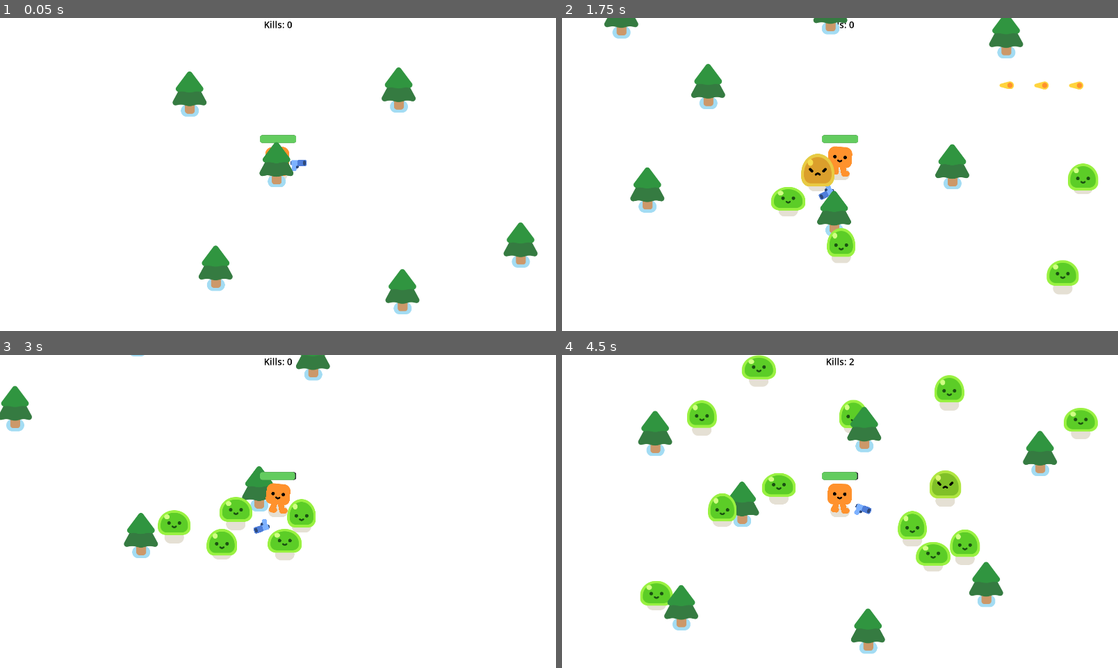
Above: before the commit, frames 1-4 (two rows, left to right).
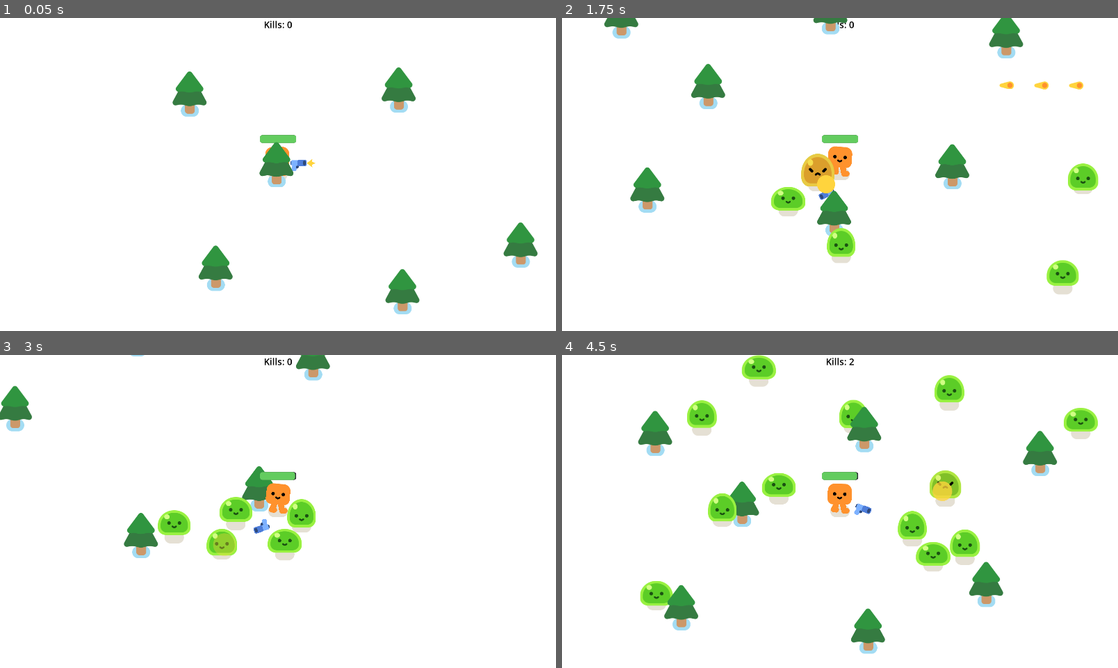
Above: after the commit, the same moments.

Repository: Oosh74/vampire-survivor-like-project
Game: Godot game, scene res://survivor_game.tscn
Same seed, same stepped clock (60 frames per second), same inputs: the game is played once before the commit and once after it.
Inputs:
- Up to frame 1 (0.05 s): no input
- Up to frame 2 (1.75 s): hold D (move_right) 0.53-1.28 s; hold S (move_down) from 1.28 s (still down)
- Up to frame 3 (3 s): release S (move_down) at 2.03 s; hold D (move_right) 2.03-2.78 s; hold W (move_up) from 2.78 s (still down)
- Up to frame 4 (4.5 s): release W (move_up) at 3.53 s; hold A (move_left) from 3.53 s (still down)

The runs differ from the first frame. In frame 1, less than 0.1% of the frame differs, in the area x 55-57%, y 45-48%; in frame 2, 0.1%; in frame 3, 0.2%, in the area x 38-43%, y 56-65%; in frame 4, 0.2%.

Commit message:
Added muzzle flash and impact

Diff:
--- a/gun.gd
+++ b/gun.gd
@@ -14,7 +14,8 @@
 	new_bullet.global_position = %ShootingPoint.global_position
 	new_bullet.global_rotation = %ShootingPoint.global_rotation
 	%ShootingPoint.add_child(new_bullet)
-
+	var flash = preload("uid://c1b2kbuq1if08").instantiate()
+	%ShootingPoint.add_child(flash)
 
 func _on_timer_timeout() -> void:
 	shoot()
--- a/gun.tscn
+++ b/gun.tscn
@@ -2,6 +2,7 @@
 
 [ext_resource type="Script" uid="uid://bpyfw0mh6bsnv" path="res://gun.gd" id="1_dk5gl"]
 [ext_resource type="Texture2D" uid="uid://coon1w77o334i" path="res://pistol/pistol.png" id="1_vk1bi"]
+[ext_resource type="PackedScene" uid="uid://c1b2kbuq1if08" path="res://pistol/muzzle_flash/muzzle_flash.tscn" id="3_kw0bs"]
 
 [sub_resource type="CircleShape2D" id="CircleShape2D_dk5gl"]
 radius = 300.02667
@@ -27,6 +28,10 @@
 unique_name_in_owner = true
 position = Vector2(27, -10)
 
+[node name="MuzzleFlash" parent="WeaponPivot/Pistol/ShootingPoint" unique_id=1628795163 instance=ExtResource("3_kw0bs")]
+position = Vector2(4.2077293, -0.103922166)
+scale = Vector2(0.99999994, 0.99999994)
+
 [node name="Timer" type="Timer" parent="." unique_id=1340201748]
 wait_time = 0.3
 autostart = true
--- a/pew_pew.gd
+++ b/pew_pew.gd
@@ -18,6 +18,10 @@
 
 
 func _on_body_entered(body: Node2D) -> void:
+	if body.has_method("take_damage"):
+		var impact = preload("uid://kcl4efkvrany").instantiate()
+		get_parent().add_child(impact)
+		impact.global_position = global_position
+		impact.global_rotation = global_rotation
+		body.take_damage()
 	queue_free()
-	if body.has_method("take_damage"):
-		body.take_damage()
